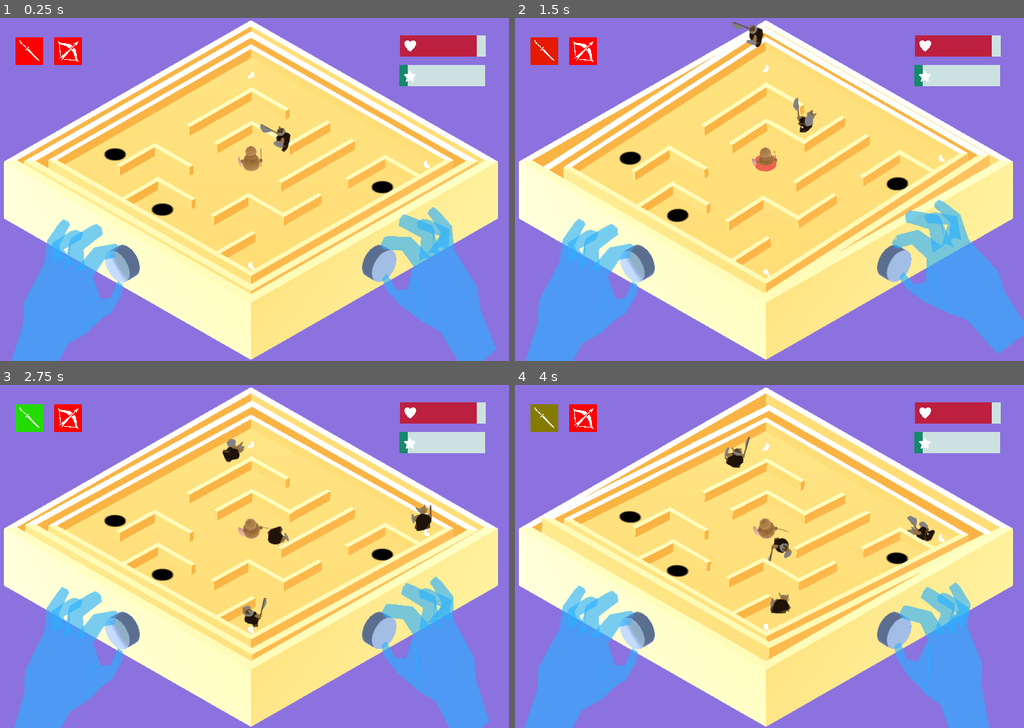
Above: before the commit, frames 1-4 (two rows, left to right).
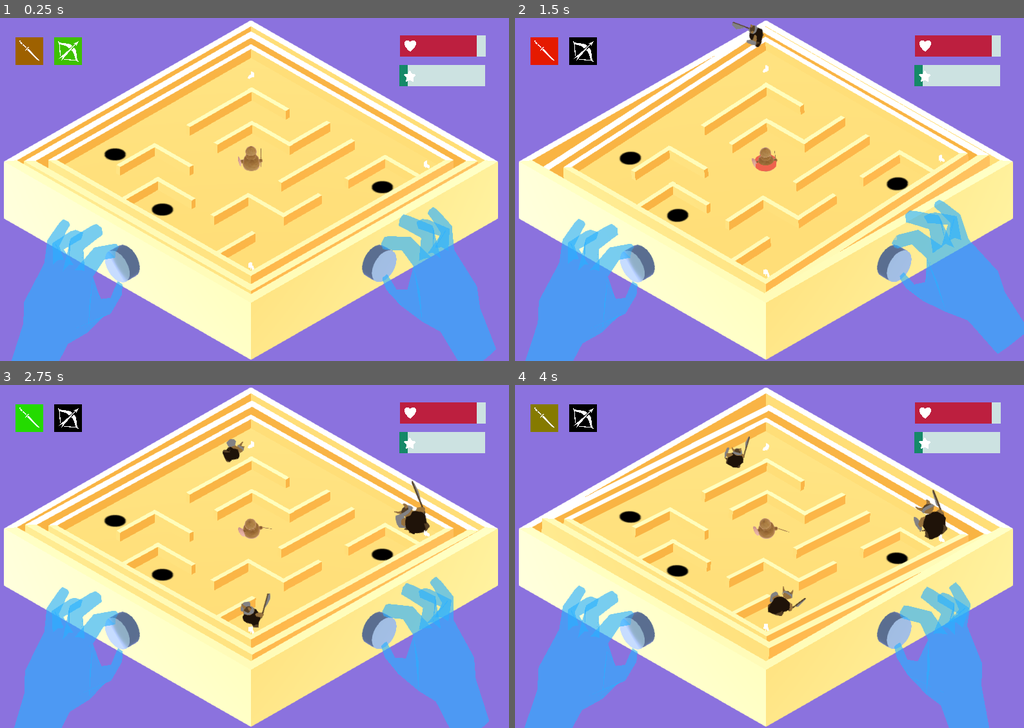
Above: after the commit, the same moments.

Repository: dannytaylor/ld49
Game: Godot game, scene res://levels/test_danny.tscn
The game is run twice, just before and just after one commit, with the same random seed, the same clock (stepped at 60 frames per second) and the same inputs.
Inputs (mouse positions are in pixels of both pictures, inside the frame that each line leads up to):
- Up to frame 1 (0.25 s): no input
- Up to frame 2 (1.5 s): move the mouse to (794, 189) at 0.52 s; click (794, 189) at 0.67 s; move the mouse to (738, 189) at 1.27 s; click (738, 189) at 1.42 s
- Up to frame 3 (2.75 s): move the mouse to (264, 549) at 2.02 s; click (264, 549) at 2.17 s
- Up to frame 4 (4 s): move the mouse to (759, 563) at 2.77 s; click (759, 563) at 2.92 s; move the mouse to (805, 559) at 3.52 s; click (805, 559) at 3.67 s

The runs differ from the first frame. In frame 1, 1.0% of the frame differs, in the area x 3-58%, y 5-40%; in frame 2, 0.6%; in frame 3, 1.1%; in frame 4, 1.3%, in the area x 10-86%, y 5-68%.
Error before the commit: Invalid set index 'spawner' (on base: 'RigidBody') with value of type 'Spatial (Camp.gd)'. (res://objects/Camp/Camp.gd:64)

Commit message:
merge in latest caleb changes, arrows spawn

Diff:
--- a/project/levels/Hero.gd
+++ b/project/levels/Hero.gd
@@ -25,9 +25,9 @@
 	var atk_green = 1 - atkpct
 	var atk_blue = 0.0
 	if attack_charged:
-		atk_red = 1
-		atk_green = 1
-		atk_blue = 1
+		atk_red = 0.0
+		atk_green = 0.0
+		atk_blue = 0.0
 	$SwordCharge/ColorRect.color.r = atk_red
 	$SwordCharge/ColorRect.color.g = atk_green
 	$SwordCharge/ColorRect.color.b = atk_blue
@@ -36,9 +36,9 @@
 	var bow_green = 1 - bowpct
 	var bow_blue = 0.0
 	if bow_charged:
-		bow_red = 1
-		bow_green = 1
-		bow_blue = 1
+		bow_red = 0.0
+		bow_green = 0.0
+		bow_blue = 0.0
 	$BowCharge/ColorRect.color.r = bow_red
 	$BowCharge/ColorRect.color.g = bow_green
 	$BowCharge/ColorRect.color.b = bow_blue
@@ -105,6 +105,7 @@
 		# Nothing to do...
 		return
 
+	print("Attacking enemy: " + furthest_enemy.to_string())
 	var arrowscn = load("res://objects/attacks/arrow.tscn")
 	var arrow = arrowscn.instance()
 	self.get_parent().add_child(arrow)
--- a/project/levels/test_danny.tscn
+++ b/project/levels/test_danny.tscn
@@ -9,7 +9,6 @@
 [ext_resource path="res://assets/meshes/box_outer.glb" type="PackedScene" id=7]
 [ext_resource path="res://assets/meshes/player_mesh.tscn" type="PackedScene" id=8]
 [ext_resource path="res://assets/meshes/box_middle.glb" type="PackedScene" id=9]
-[ext_resource path="res://objects/Enemy/Enemy.tscn" type="PackedScene" id=10]
 [ext_resource path="res://assets/images/round-star.png" type="Texture" id=11]
 [ext_resource path="res://assets/images/hearts.png" type="Texture" id=12]
 [ext_resource path="res://assets/audio/Alex_McCulloch-pop_1248.mp3" type="AudioStream" id=13]
@@ -59,18 +58,21 @@
 camp_name = "North Camp"
 enemy_type = "goblin"
 spawn_parent = NodePath("../../..")
+hero = NodePath("../Hero")
 
 [node name="EastCamp" parent="Board" instance=ExtResource( 1 )]
 transform = Transform( 0.025479, 0, -0.999675, 0, 1, 0, 0.999675, 0, 0.025479, 4.54553, -0.12933, -4.74242 )
 camp_name = "North Camp"
-enemy_type = "goblin"
+enemy_type = "ogre"
 spawn_parent = NodePath("../../..")
+hero = NodePath("../Hero")
 
 [node name="SouthCamp" parent="Board" instance=ExtResource( 1 )]
 transform = Transform( -0.596603, 0, -0.802536, 0, 1, 0, 0.802536, 0, -0.596603, 4.67133, -0.12933, 4.55424 )
 camp_name = "North Camp"
-enemy_type = "goblin"
+enemy_type = "hobgoblin"
 spawn_parent = NodePath("../../..")
+hero = NodePath("../Hero")
 
 [node name="Hero" type="MeshInstance" parent="Board"]
 transform = Transform( 0.15, 0, 0, 0, -6.55671e-09, -0.15, 0, 0.15, -6.55671e-09, 0, 0.0664393, 0 )
@@ -89,6 +91,12 @@
 [node name="AttackChargeTimer" type="Timer" parent="Board/Hero"]
 wait_time = 0.66
 one_shot = true
+autostart = true
+
+[node name="BowChargeTimer" type="Timer" parent="Board/Hero"]
+wait_time = 0.33
+one_shot = true
+autostart = true
 
 [node name="SwordCharge" type="Label" parent="Board/Hero"]
 margin_left = 49.6382
@@ -161,10 +169,6 @@
 transform = Transform( 1, 0, 0, 0, 1, 3.55271e-15, 0, -3.55271e-15, 1, 0, 0, 0 )
 shape = SubResource( 2 )
 
-[node name="BowChargeTimer" type="Timer" parent="Board/Hero"]
-wait_time = 0.33
-one_shot = true
-
 [node name="walls" type="Spatial" parent="Board"]
 transform = Transform( 1, 0, 0, 0, 1, 0, 0, 0, 1, 0, -0.0126003, 0 )
 
@@ -237,9 +241,6 @@
 [node name="Camera" parent="." instance=ExtResource( 5 )]
 transform = Transform( 0.707107, -0.40558, 0.579228, 0, 0.819152, 0.573577, -0.707107, -0.40558, 0.579228, 12, 10.9764, 12 )
 size = 12.8
-
-[node name="Enemytest" parent="." instance=ExtResource( 10 )]
-transform = Transform( 1, 0, 0, 0, 1, 0, 0, 0, 1, 0.454956, 1.80003, -1.28707 )
 
 [node name="box_outer" parent="." instance=ExtResource( 7 )]
 transform = Transform( 0.65, 0, 0, 0, 0.65, 0, 0, 0, 0.65, 0, -2.24902, 0 )
@@ -327,6 +328,7 @@
 autoplay = true
 
 [connection signal="timeout" from="Board/Hero/AttackChargeTimer" to="Board/Hero" method="_on_AttackChargeTimer_timeout"]
+[connection signal="timeout" from="Board/Hero/BowChargeTimer" to="Board/Hero" method="_on_BowChargeTimer_timeout"]
 
 [editable path="Board/Hero/HeroMesh"]
 [editable path="box_outer"]
--- a/project/objects/Camp/Camp.gd
+++ b/project/objects/Camp/Camp.gd
@@ -62,3 +62,4 @@
 	spawns.append(new_monster)
 	get_node(spawn_parent).add_child(new_monster)
 	new_monster.spawner = self
+	new_monster.hero_obj = get_node(hero)
--- a/project/objects/Enemy/Enemy.gd
+++ b/project/objects/Enemy/Enemy.gd
@@ -15,7 +15,7 @@
 
 # Called when the node enters the scene tree for the first time.
 func _ready():
-	hero_obj = get_node("../Hero")
+	hero_obj = get_node("../Board/Hero")
 	$AttackTimer.wait_time = attack_time
 	$BackswingTimer.wait_time = attack_backswing
 
--- a/project/objects/Enemy/Enemy.tscn
+++ b/project/objects/Enemy/Enemy.tscn
@@ -1,10 +1,10 @@
-[gd_scene load_steps=8 format=2]
+[gd_scene load_steps=9 format=2]
 
 [ext_resource path="res://objects/Enemy/EnemyUI.tscn" type="PackedScene" id=1]
-[ext_resource path="res://objects/Enemy/Enemy.gd" type="Script" id=2]
 [ext_resource path="res://assets/meshes/baddie01.tscn" type="PackedScene" id=2]
+[ext_resource path="res://objects/Enemy/Enemy.gd" type="Script" id=3]
 
-[sub_resource type="SphereShape" id=6]
+[sub_resource type="SphereShape" id=1]
 radius = 2.0
 
 [sub_resource type="SphereMesh" id=2]
@@ -24,18 +24,18 @@
 material = SubResource( 4 )
 
 [node name="Enemy" type="RigidBody"]
-gravity_scale = 2.0
 collision_layer = 129
 collision_mask = 129
 mass = 23.81
-script = ExtResource( 2 )
+gravity_scale = 2.0
+script = ExtResource( 3 )
 
 [node name="baddie01_mesh" parent="." instance=ExtResource( 2 )]
 transform = Transform( 0.25, 0, 0, 0, 0.25, 0, 0, 0, 0.25, 0, -0.0898738, 0 )
 
 [node name="CollisionShape" type="CollisionShape" parent="."]
 transform = Transform( 0.1, 0, 0, 0, 0.1, 0, 0, 0, 0.1, 0, 0.00135422, 0 )
-shape = SubResource( 6 )
+shape = SubResource( 1 )
 
 [node name="MeshInstance" type="MeshInstance" parent="CollisionShape"]
 mesh = SubResource( 2 )
--- a/project/objects/attacks/arrow.tscn
+++ b/project/objects/attacks/arrow.tscn
@@ -27,24 +27,24 @@
 one_shot = true
 
 [node name="ArrowPath" type="Path" parent="."]
-curve = SubResource( 6 )
+curve = SubResource( 1 )
 
 [node name="PathFollow" type="PathFollow" parent="ArrowPath"]
 loop = false
 
 [node name="shaft" type="MeshInstance" parent="ArrowPath/PathFollow"]
-transform = Transform( 0.01, 0, 0, 0, 0.1, 0, 0, 0, 0.01, 0, 0, 0 )
-mesh = SubResource( 7 )
-material/0 = SubResource( 8 )
+transform = Transform( 0.05, 0, 0, 0, 0.2, 0, 0, 0, 0.05, 0, 0, 0 )
+mesh = SubResource( 2 )
+material/0 = SubResource( 3 )
 
 [node name="feather" type="MeshInstance" parent="ArrowPath/PathFollow/shaft"]
 transform = Transform( 0.33, 0, 0, 0, 0.33, 0, 0, 0, 5, 0, -0.66, 0 )
-mesh = SubResource( 9 )
-material/0 = SubResource( 10 )
+mesh = SubResource( 4 )
+material/0 = SubResource( 5 )
 
 [node name="tip" type="MeshInstance" parent="ArrowPath/PathFollow/shaft"]
 transform = Transform( 1, 0, 0, 0, 0.33, 0, 0, 0, 1, 0, 1.2, 0 )
-mesh = SubResource( 11 )
+mesh = SubResource( 6 )
 material/0 = null
 
 [connection signal="timeout" from="Lifetime" to="." method="_on_Lifetime_timeout"]
Not shown: 1 places in project/levels/test_danny.tscn that only renumber resources
Not shown: 1 places in project/objects/attacks/arrow.tscn that only renumber resources
